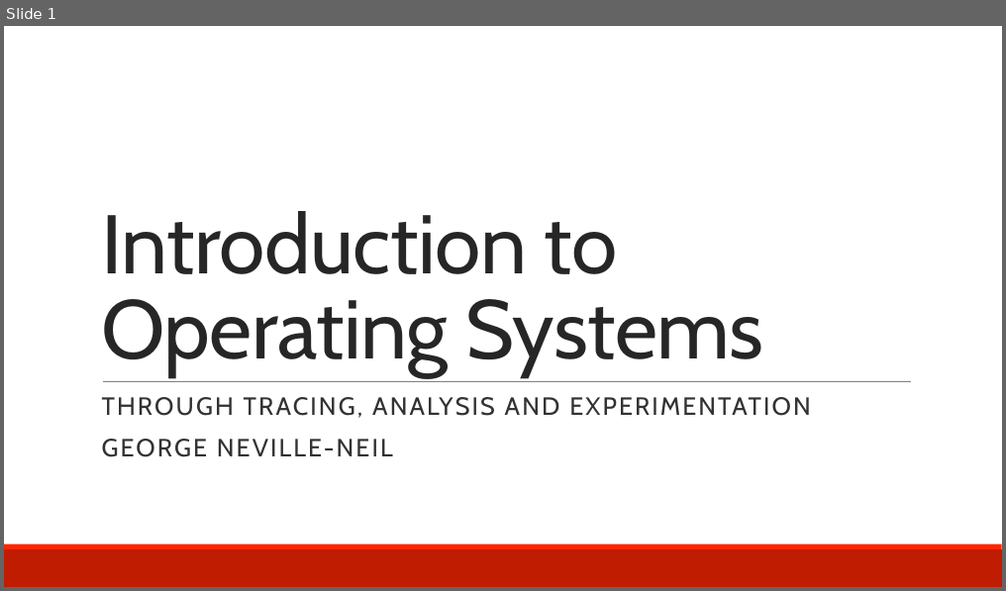
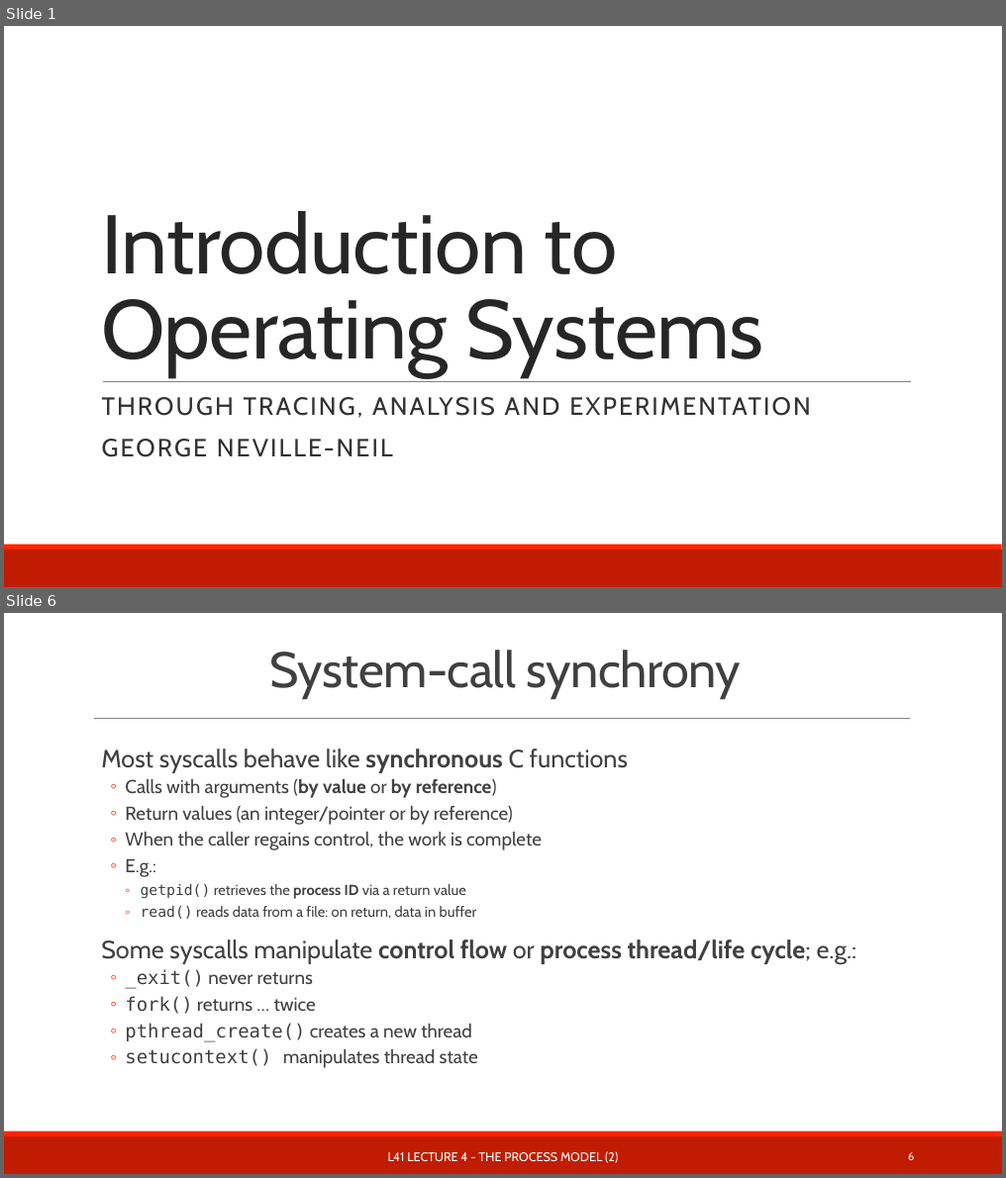
Before and after one commit to teachbsd/course, a slide deck: undergraduate/lectures/kernel-services.pptx. Shown one above the other, each under a label of ours: slide 1 before the commit, slides 1 and 6 after it; the slides between them are not shown. The pictures are 1006x591 and 1006x1178 pixels, drawn with LibreOffice and Linux fonts; fonts in the diff are those of the drawing; background and template pictures are left out. Boxes give left, top, right and bottom in pixels: in the first picture for what was removed or moved away, otherwise in the second. Text is boxed around its words. In the diff, an @@ line names an element or a change of style, - is before the commit and + after.

Commit message:
Snag some of Robert's slides for system calls.

```diff
--- a/undergraduate/lectures/kernel-services.pptx
+++ b/undergraduate/lectures/kernel-services.pptx
@@ slide 6 added at <box>4,613,1002,1174</box>, background #FFFFFF; not listed: 2 template elements that a slide beside it also shows @@
@@ title added at <box>270,650,741,698</box>, 48 pt, text #404040 @@
+System-call synchrony
@@ line added from (94, 718) to (910, 718), #808080 0.5 pt @@
@@ text added at <box>101,749,857,1068</box>, 18 pt, text #404040 @@
+  Most syscalls behave like synchronous C functions
+  ◦ Calls with arguments (by value or by reference)
+  ◦ Return values (an integer/pointer or by reference)
+  ◦ When the caller regains control, the work is complete
+  ◦ E.g.:
+    ◦ getpid() retrieves the process ID via a return value
+    ◦ read() reads data from a file: on return, data in buffer
+  Some syscalls manipulate control flow or process thread/life cycle; e.g.:
+  ◦ _exit() never returns
+  ◦ fork() returns … twice
+  ◦ pthread_create() creates a new thread
+  ◦ setucontext() manipulates thread state
@@ text added at <box>388,1152,618,1163</box>, 12 pt, text #FFFFFF @@
+L41 LECTURE 4 - THE PROCESS MODEL (2)
@@ page number added at <box>908,1153,914,1160</box>, 10.5 pt, text #FFFFFF @@
+6
```
Also in this commit, not shown: 8 slides changed, 3 other slides added.
